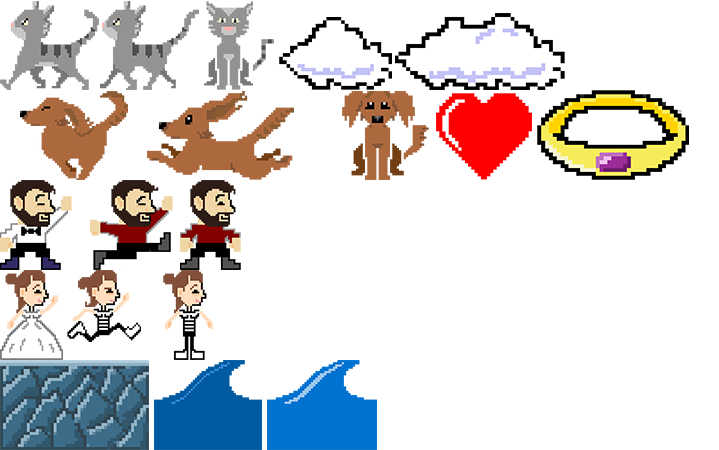
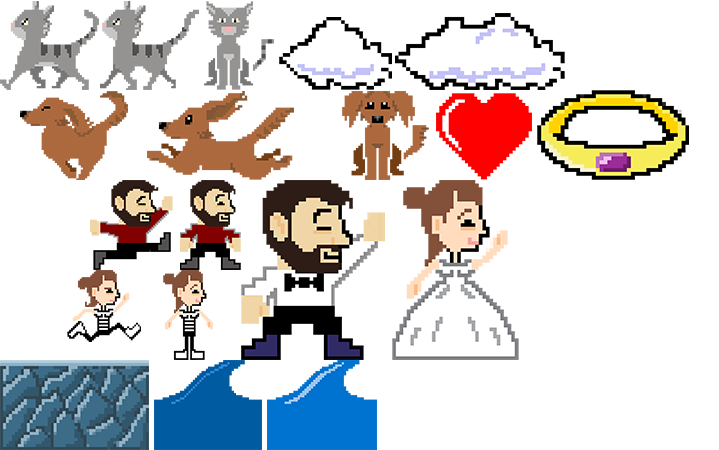
Comparing the layer stacks of the two 719 x 450 images. Changes:
painted on "Noaa hand" over [left=0, top=180, right=519, bottom=360]
painted on "lior hand" over [left=0, top=180, right=385, bottom=360]
